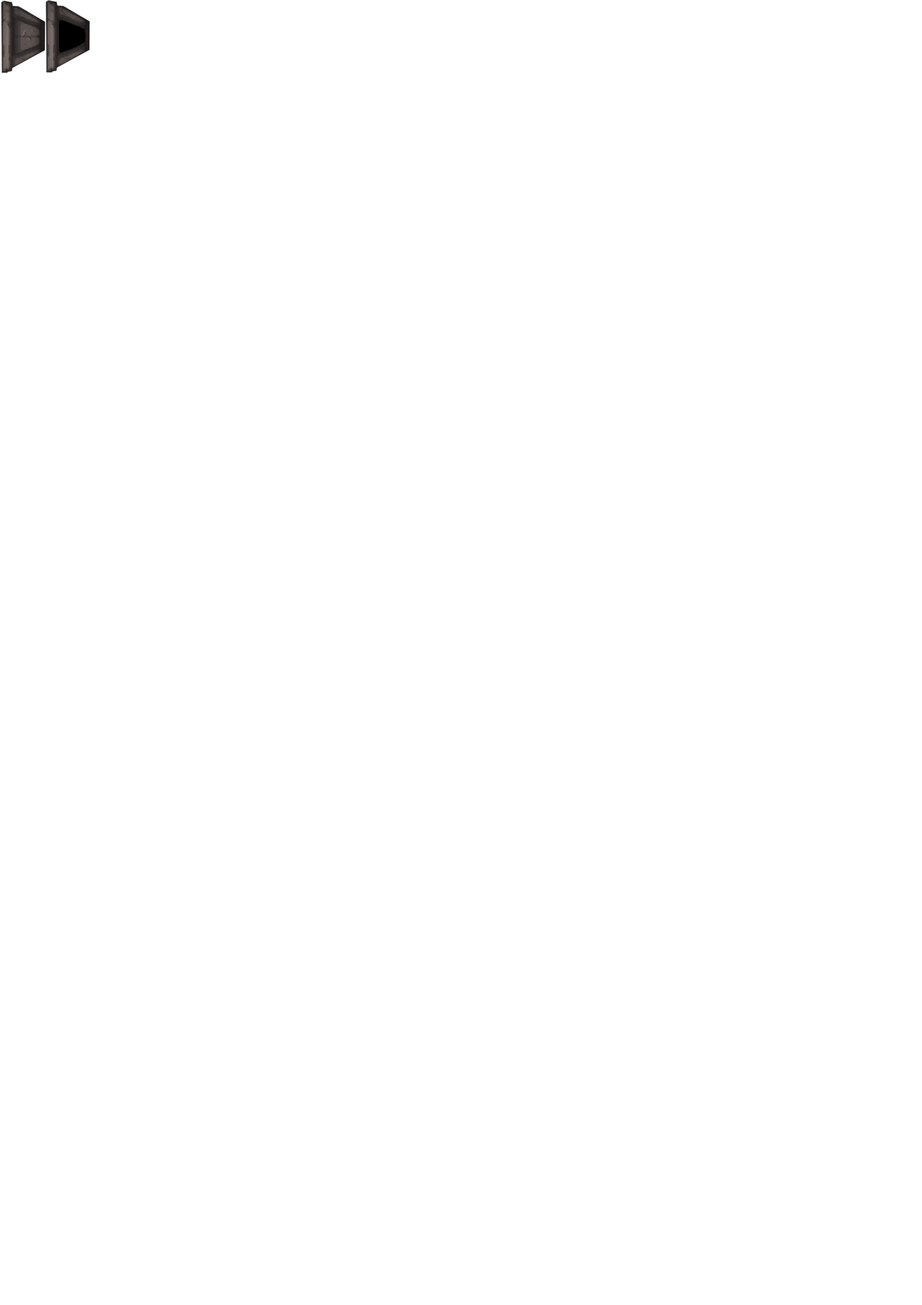
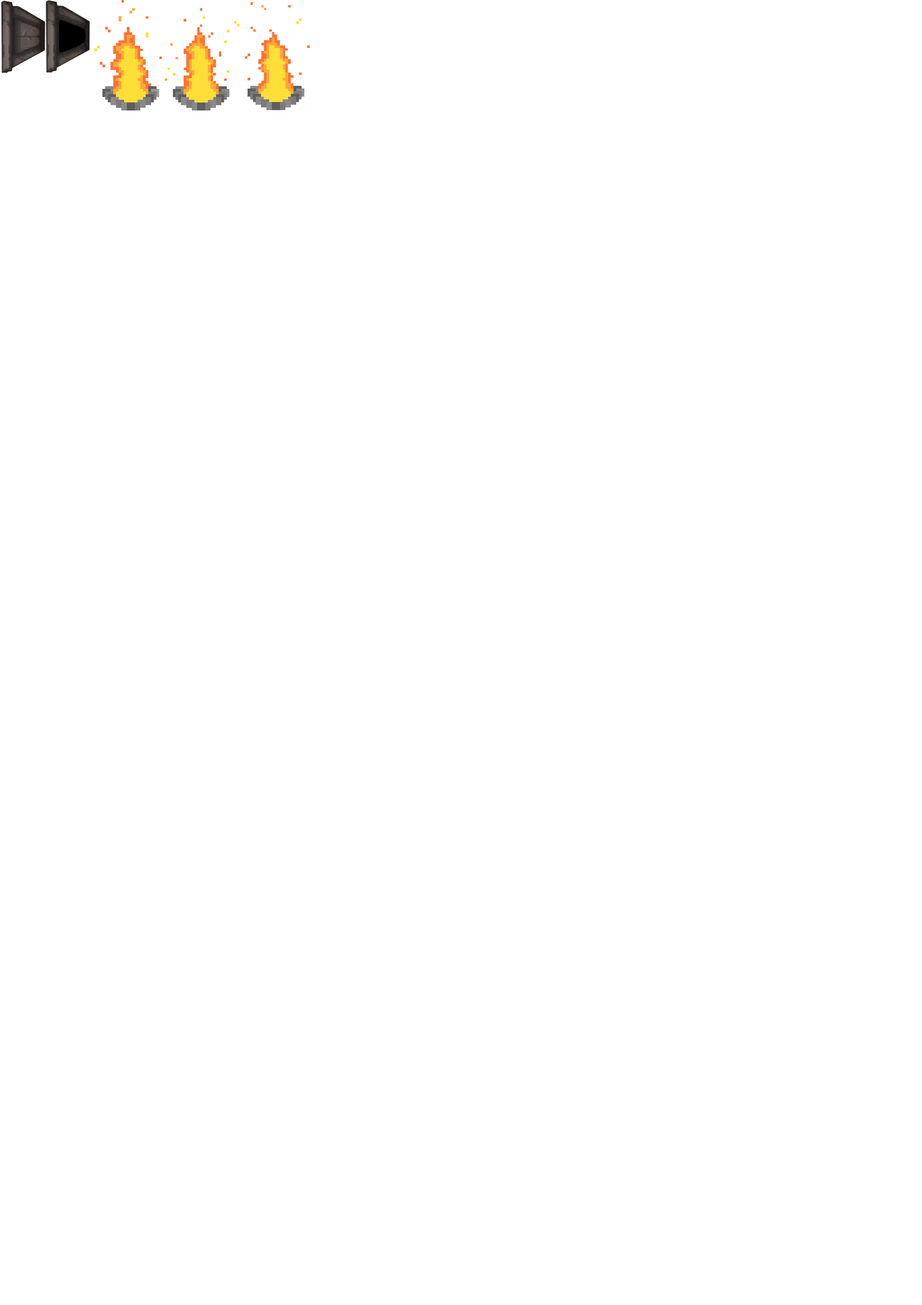
Layers edited between the first and the second w=922, h=1305 image:
added layer "uiyg #2" above "uiyg" over box(234, 2, 310, 117)
added layer "uiyg" above "uiyg #1" over box(164, 8, 230, 111)
added layer "uiyg #1" above "Pasted Layer" over box(94, 0, 162, 111)
